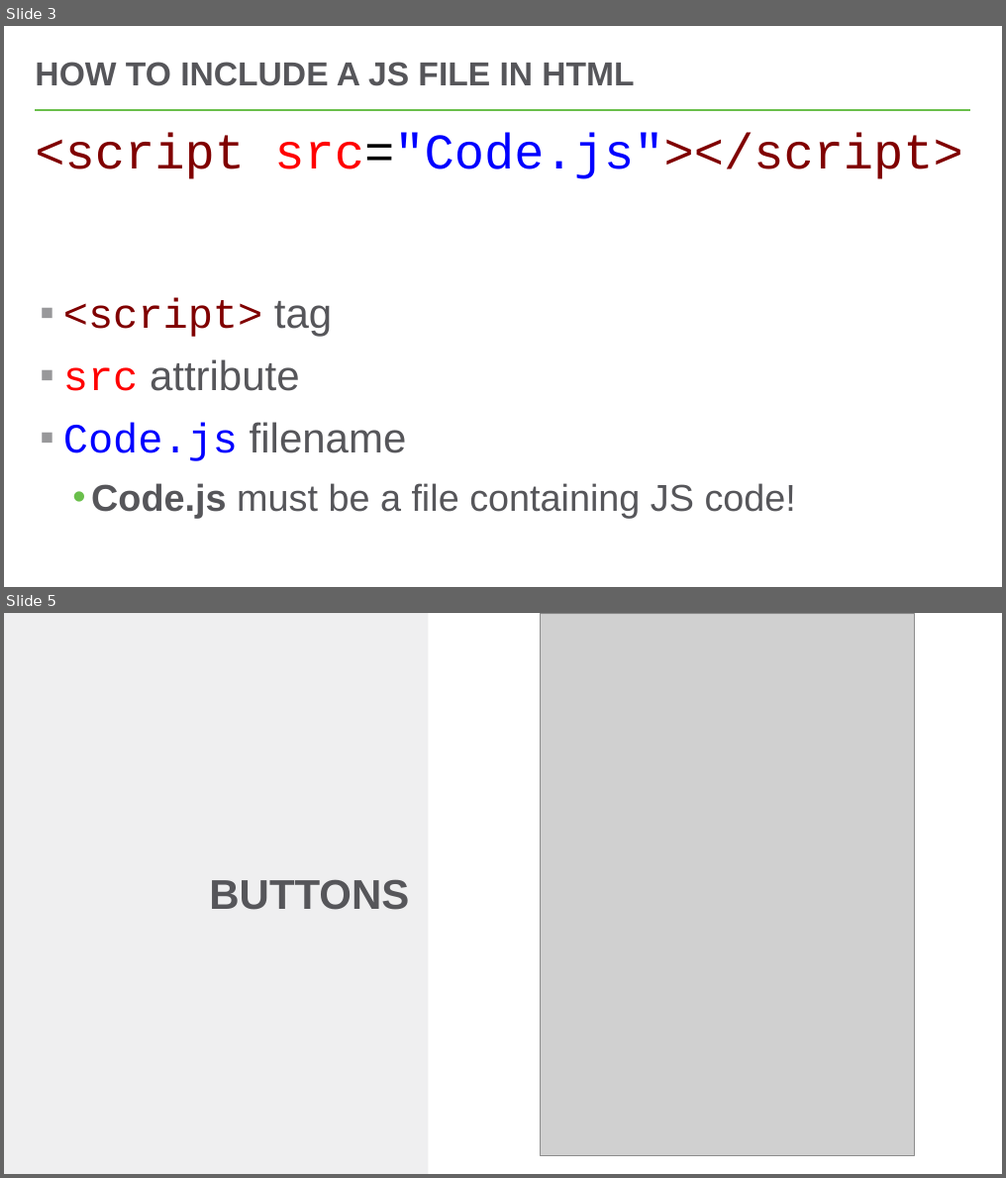
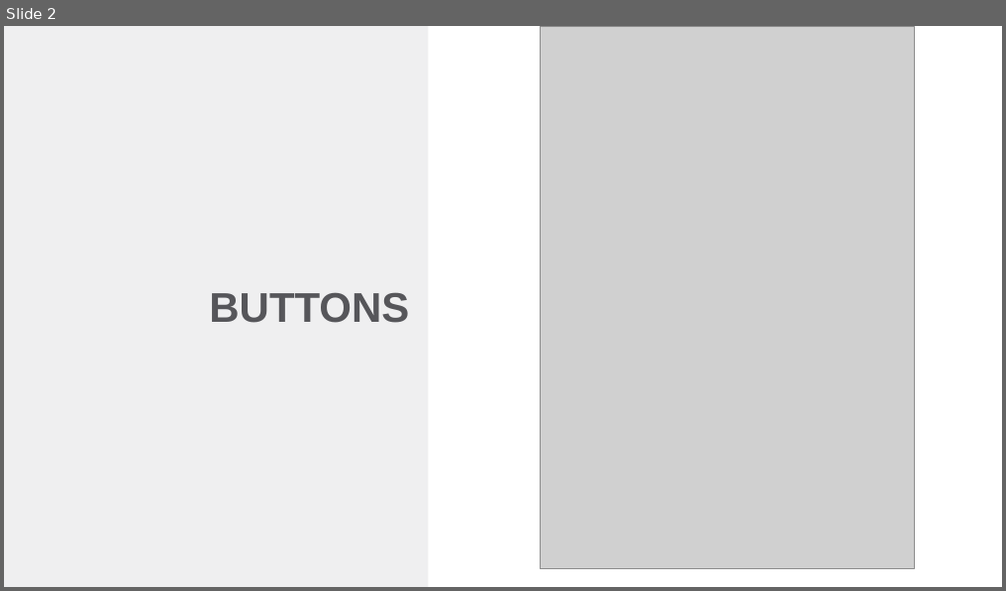
Before and after one commit to hytechclub/web-102, a slide deck: Week04/Buttons.pptx. Shown one above the other, each under a label of ours: slides 3 and 5 before the commit, slide 2 after it; the slides between them are not shown. The pictures are 1006x1178 and 1006x591 pixels, drawn with LibreOffice and Linux fonts; fonts in the diff are those of the drawing; grey boxes stand for pictures. Boxes give left, top, right and bottom in pixels: in the first picture for what was removed or moved away, otherwise in the second. Text is boxed around its words. In the diff, an @@ line names an element or a change of style, - is before the commit and + after.

```diff
--- a/Week04/Buttons.pptx
+++ b/Week04/Buttons.pptx
@@ slide 3 removed at [4,26,1002,587], background #FFFFFF @@
@@ title removed at [35,62,634,86] @@
-HOW TO INCLUDE A JS FILE IN HTML
@@ line removed from (36, 110) to (971, 110) @@
@@ text removed at [35,133,962,518] @@
-<script src="Code.js"></script>
-▪ <script> tag
-▪ src attribute
-▪ Code.js filename
-  • Code.js must be a file containing JS code!
@@ what was slide 5 is now slide 2 @@
```
Also in this commit, not shown: 6 slides changed, 3 slides added, 2 other slides removed, 8 other files.
